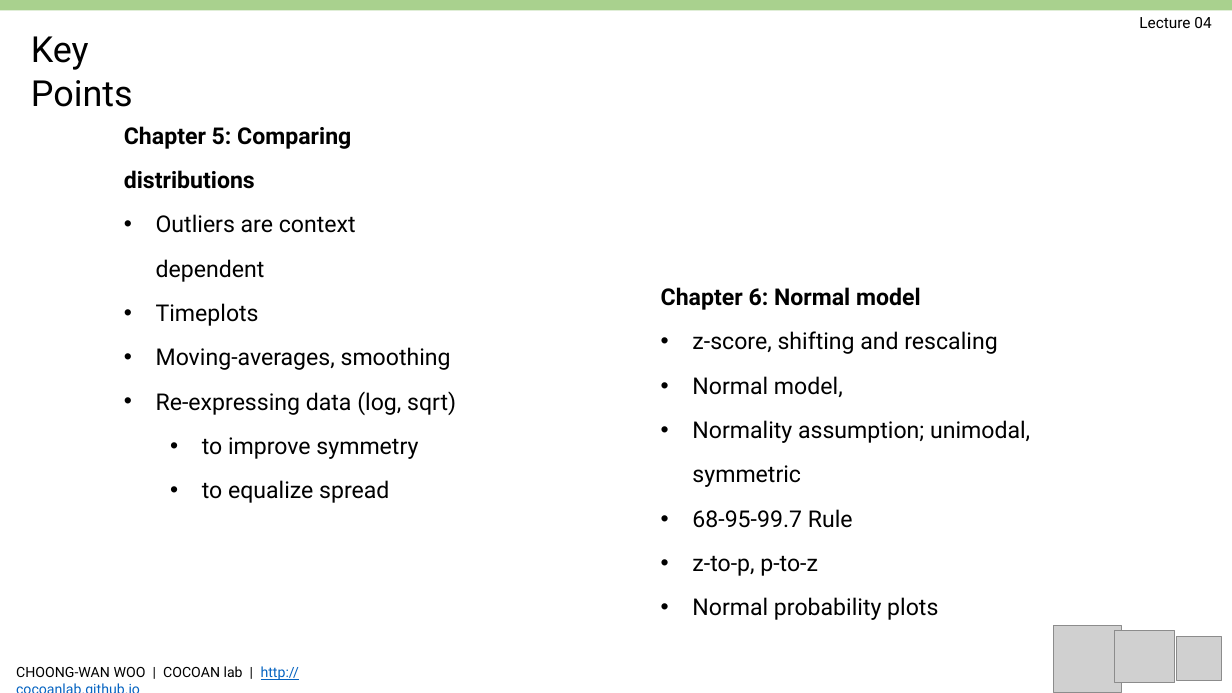
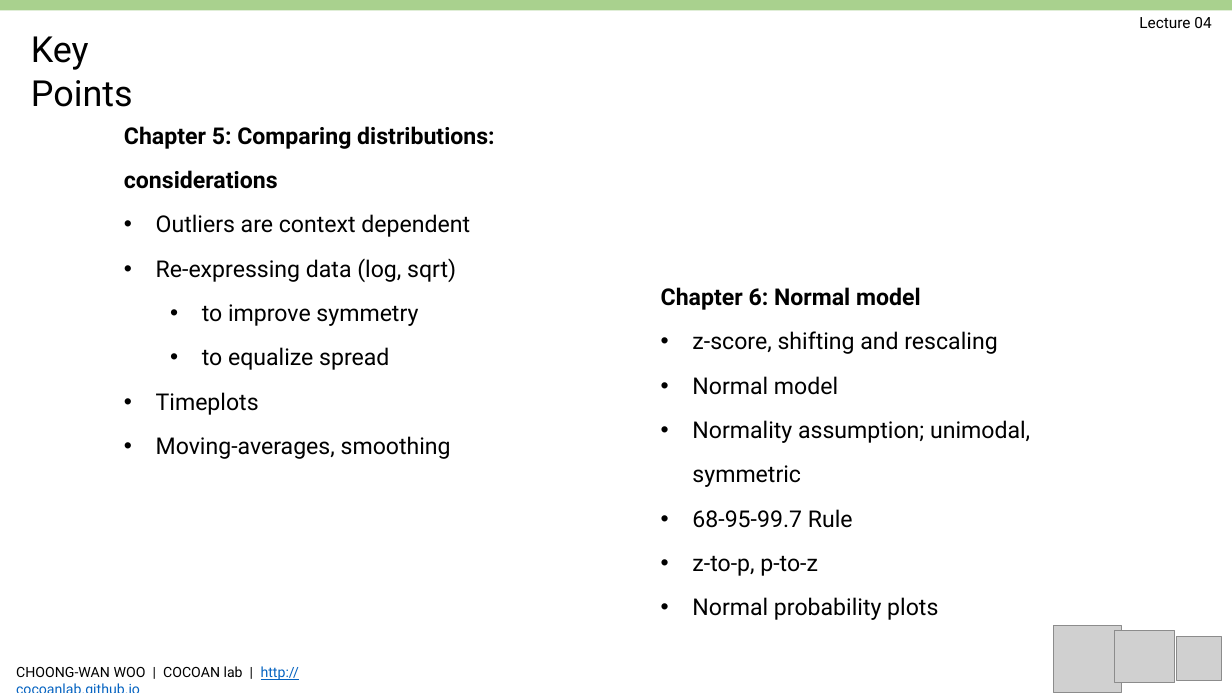
Before and after one commit to jun-hyeok/GBE3037-41_BME-Probability-and-Stability_2019Spring, a slide deck: slide 16 of slides/Woo_GBE3037_L04.pptx (slide 18 before the commit). Drawn at 1232x693 pixels with LibreOffice and Linux fonts; fonts in the diff are those of the drawing; grey boxes stand for pictures. Boxes give left, top, right and bottom in pixels: in the first picture for what was removed or moved away, otherwise in the second. Text is boxed around its words. In the diff, an @@ line names an element or a change of style, - is before the commit and + after.

```diff
--- a/slides/Woo_GBE3037_L04.pptx
+++ b/slides/Woo_GBE3037_L04.pptx
@@ text at [124, 126, 495, 189]: text changed @@
-Chapter 5: Comparing distributions
+Chapter 5: Comparing distributions: considerations
@@ text at [156, 303, 451, 370]: paragraphs removed @@
-• Timeplots
-• Moving-averages, smoothing
@@ text at [692, 376, 838, 395]: text changed @@
-• Normal model,
+• Normal model
@@ text at [156, 392, 451, 459]: paragraphs added @@
+• Timeplots
+• Moving-averages, smoothing
```
Also in this commit, not shown: 7 other slides changed, 2 slides removed, 3 other files.
